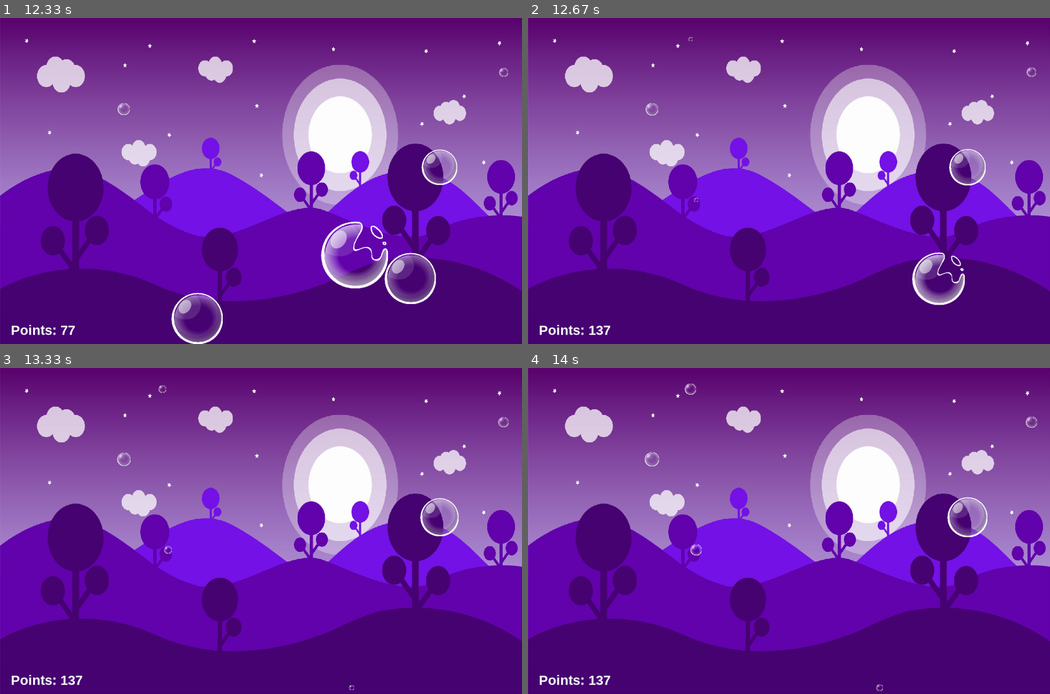
Above: before the commit, frames 1-4 (two rows, left to right).
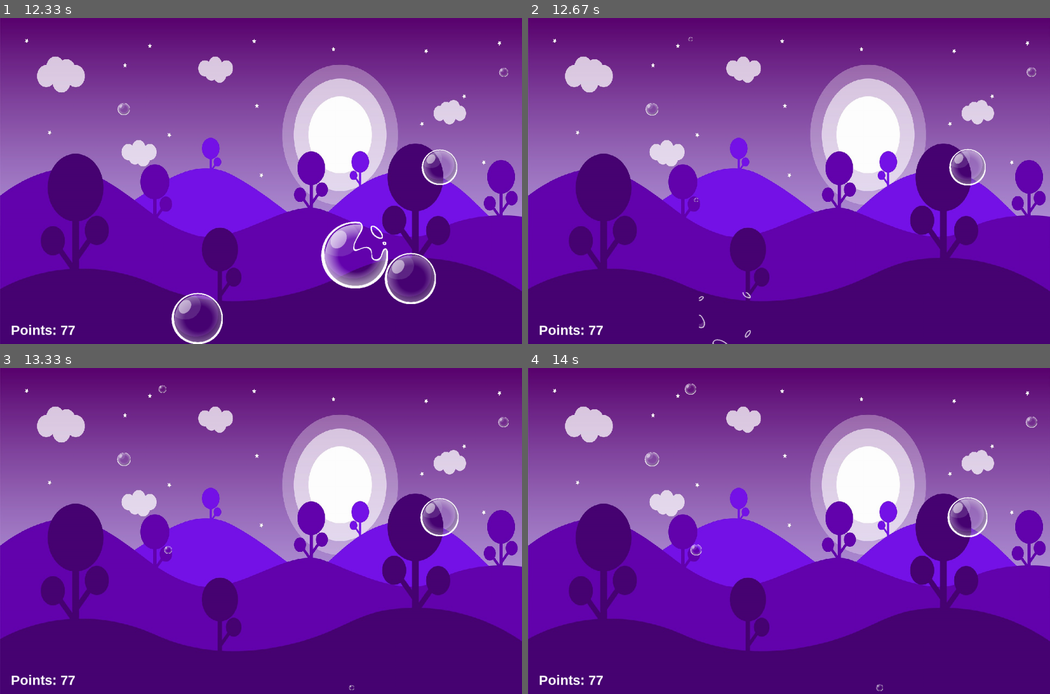
Above: after the commit, the same moments.

Repository: JanKrb/pygame-bubbles
Game: pygame game, started from game.py
Same seed, same stepped clock (60 frames per second), same inputs: the game is played once before the commit and once after it.
Inputs (mouse positions are in pixels of both pictures, inside the frame that each line leads up to):
- Up to frame 1 (12.33 s): click (334, 229) at 12.28 s
- Up to frame 2 (12.67 s): click (956, 295) at 12.62 s
- Up to frame 3 (13.33 s): no input
- Up to frame 4 (14 s): no input

Frame 1 is identical in both runs. In frame 2, 1.0% of the frame differs, in the area x 11-84%, y 71-100%; in frame 3, less than 0.1%; in frame 4, less than 0.1%.

Commit message:
collision on bubbles

Diff:
--- a/game.py
+++ b/game.py
@@ -68,6 +68,7 @@
         self.image = self.images[self.state]
         self.image = pygame.transform.scale(self.images[self.state], (Settings.bubble_radius * 2, Settings.bubble_radius * 2))
         self.rect = self.image.get_rect()
+        self.radius = self.rect.width // 2
 
         self.expansion_rate = random.randint(*game.bubble_spawn_speed)
 
@@ -136,6 +137,7 @@
         self.image = pygame.transform.scale(self.images[self.state], (self.rect.width + self.expansion_rate, self.rect.height + self.expansion_rate))
         self.rect = self.image.get_rect()
         self.rect.center = center
+        self.radius = self.rect.width // 2
 
     def is_hovered(self, mouse_pos) -> bool:
         return self.rect.collidepoint(mouse_pos)
@@ -144,7 +146,13 @@
         screen.blit(self.image, self.rect)
 
     def check_bubble_collision(self):
-        pass
+        # TODO: Game Over
+        hits = pygame.sprite.spritecollide(self, game.bubbles, False, pygame.sprite.collide_circle)
+
+        if len(hits) > 1:
+            for hit in hits:
+                hit.kill(looped_call=False)
+
 
     def check_window_collision(self):
         # TODO: Game Over
